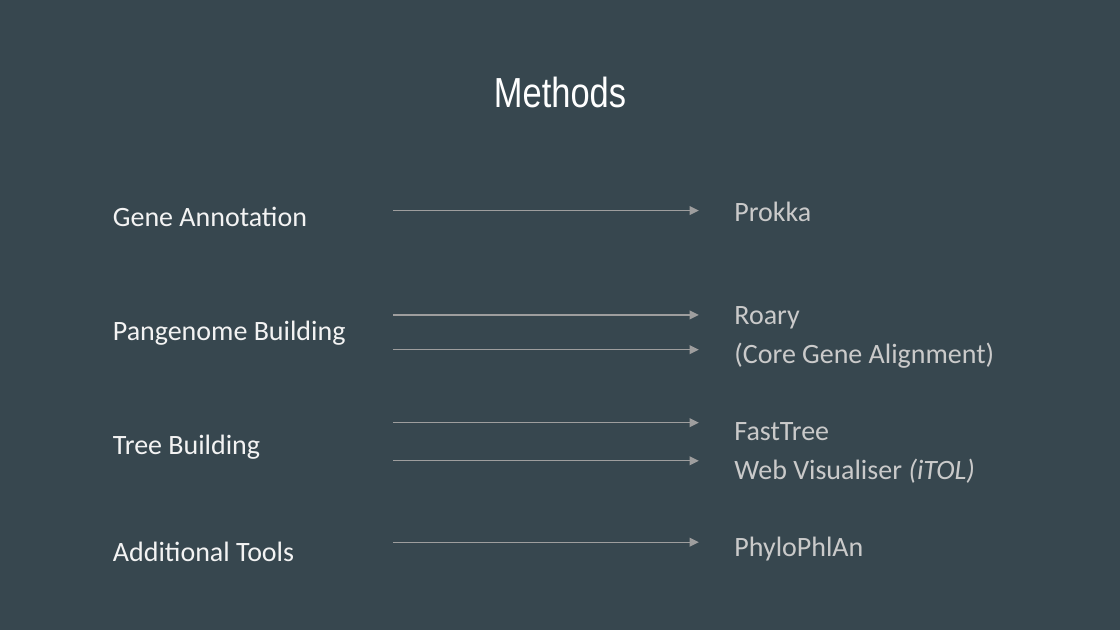
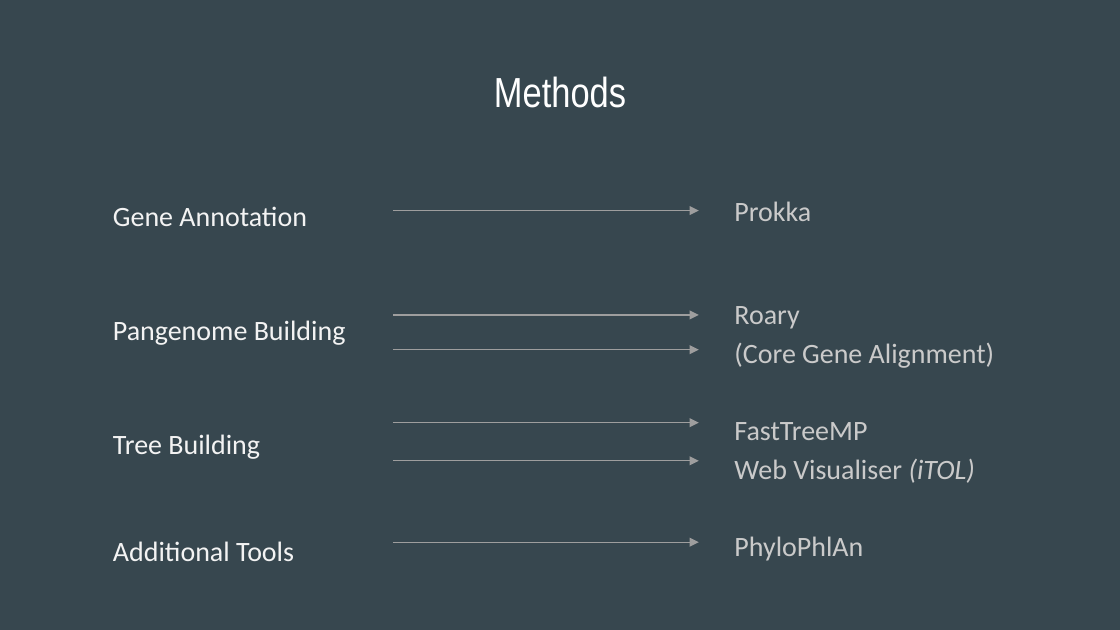
Before and after one commit to iamandreatonina/Computational_Microbial_Genomics, a slide deck: slide 3 of Presentation/CMG_LAB_Report.pptx. Drawn at 1120x630 pixels with LibreOffice and Linux fonts; fonts in the diff are those of the drawing. Boxes give left, top, right and bottom in pixels: in the first picture for what was removed or moved away, otherwise in the second. Text is boxed around its words. In the diff, an @@ line names an element or a change of style, - is before the commit and + after.

```diff
--- a/Presentation/CMG_LAB_Report.pptx
+++ b/Presentation/CMG_LAB_Report.pptx
@@ text at (x1=734, y1=422, x2=867, y2=440): text changed @@
-FastTree
+FastTreeMP
```
